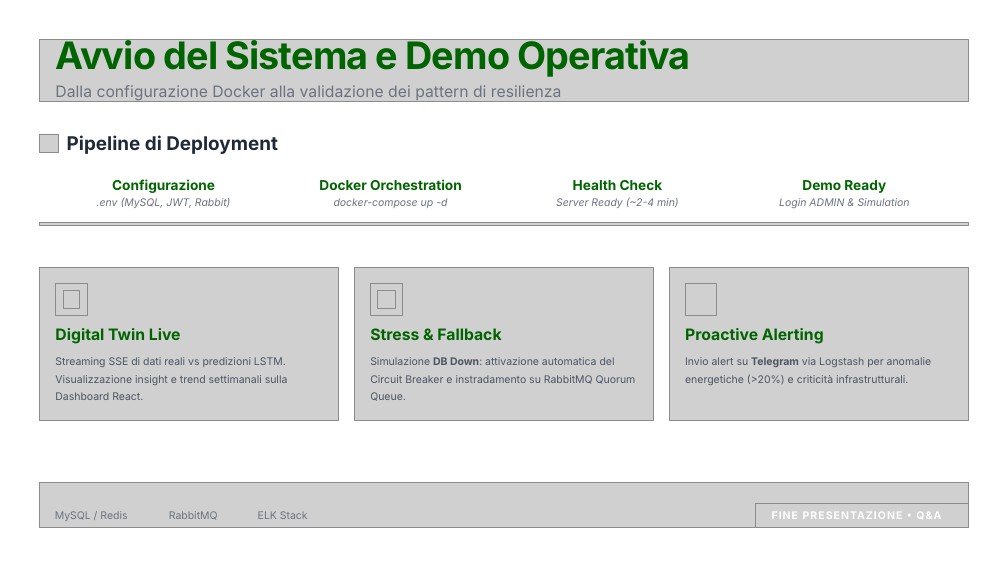
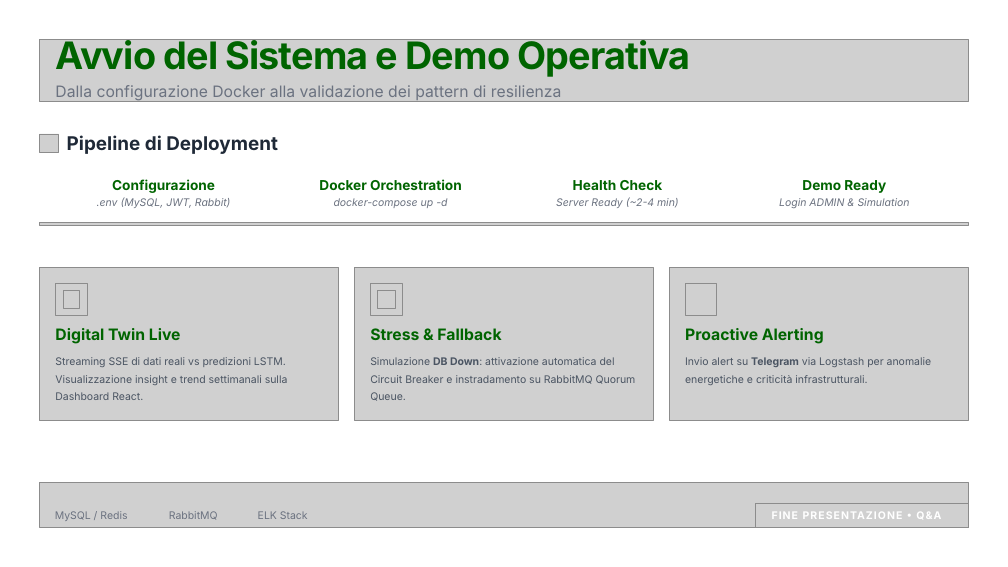
Before and after one commit to nameisalfio/nexus-energy-ds, a slide deck: slide 10 of Nexus Energy Distributed Service.pptx. Drawn at 1008x567 pixels with LibreOffice and Linux fonts; fonts in the diff are those of the drawing; grey boxes stand for pictures; background and template pictures are left out. Boxes give left, top, right and bottom in pixels: in the first picture for what was removed or moved away, otherwise in the second. Text is boxed around its words. In the diff, an @@ line names an element or a change of style, - is before the commit and + after.

Commit message:
Guide updated

```diff
--- a/Nexus Energy Distributed Service.pptx
+++ b/Nexus Energy Distributed Service.pptx
@@ text at (685,357,932,385): text changed @@
-Invio alert su Telegram via Logstash per anomalie energetiche (>20%) e criticità infrastrutturali.
+Invio alert su Telegram via Logstash per anomalie energetiche e criticità infrastrutturali.
```
